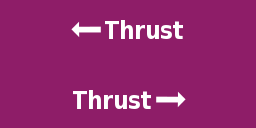
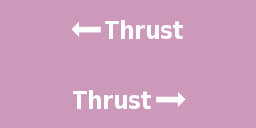
Two versions of the same layered image (256×128). Layer-by-layer changes:
renamed "Layer copy" to "ArrowR", moved it into group "Layer Group", masked it over bbox(155, 91, 186, 108)
renamed "Layer" to "ArrowL", moved it into group "Layer Group", masked it over bbox(71, 21, 102, 38)
moved "Layer #1" into group "Layer Group" over bbox(0, 0, 256, 128)
added layer "Layer Group copy #1" above "merged_alpha" over bbox(0, 0, 256, 128)
renamed "Thrust #1" to "ThrustR #1", hid it over bbox(73, 90, 151, 109)
renamed "Thrust" to "ThrustL #1", hid it over bbox(105, 20, 183, 39)
